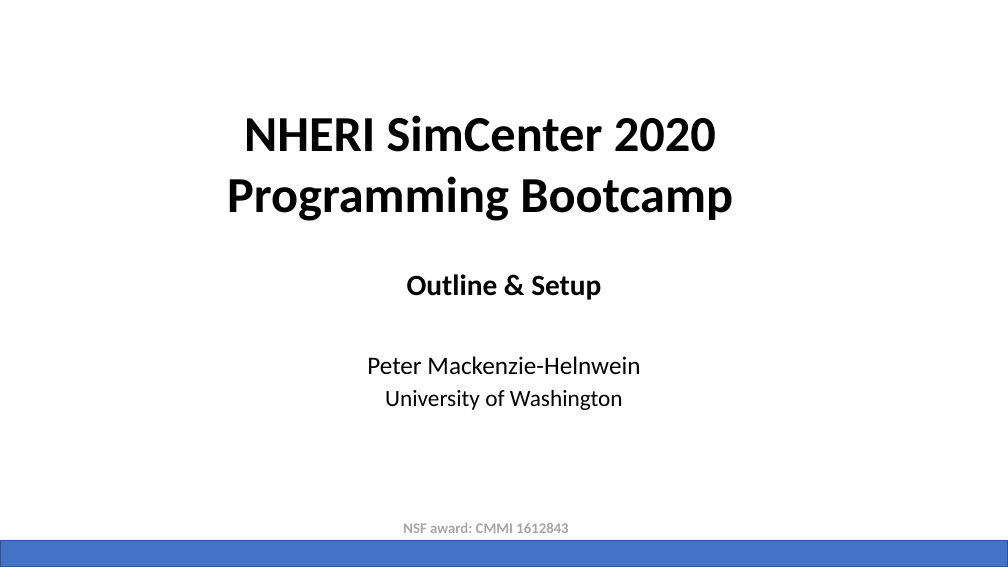
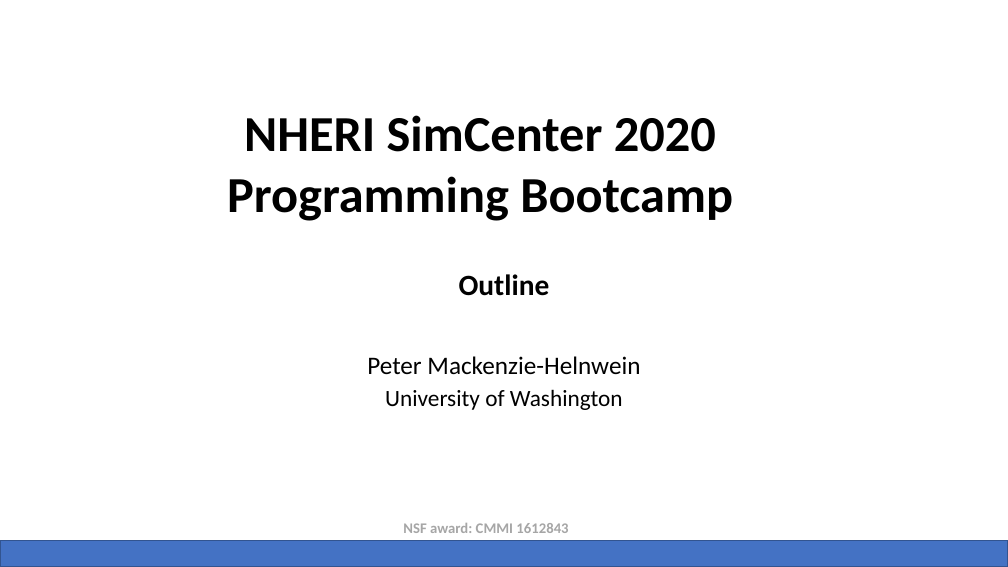
Before and after one commit to NHERI-SimCenter/SimCenterBootcamp2020, a slide deck: slide 3 of presentations/SimCenter Bootcamp Python.pptx (slide 2 before the commit). Drawn at 1008x567 pixels with LibreOffice and Linux fonts; fonts in the diff are those of the drawing; background and template pictures are left out. Boxes give left, top, right and bottom in pixels: in the first picture for what was removed or moved away, otherwise in the second. Text is boxed around its words. In the diff, an @@ line names an element or a change of style, - is before the commit and + after.

```diff
--- a/presentations/SimCenter Bootcamp Python.pptx
+++ b/presentations/SimCenter Bootcamp Python.pptx
@@ subtitle at (x1=459, y1=274, x2=550, y2=296): text changed @@
-Outline & Setup
+Outline
```
Also in this commit, not shown: 14 other slides changed, 9 slides added, 11 other files.
